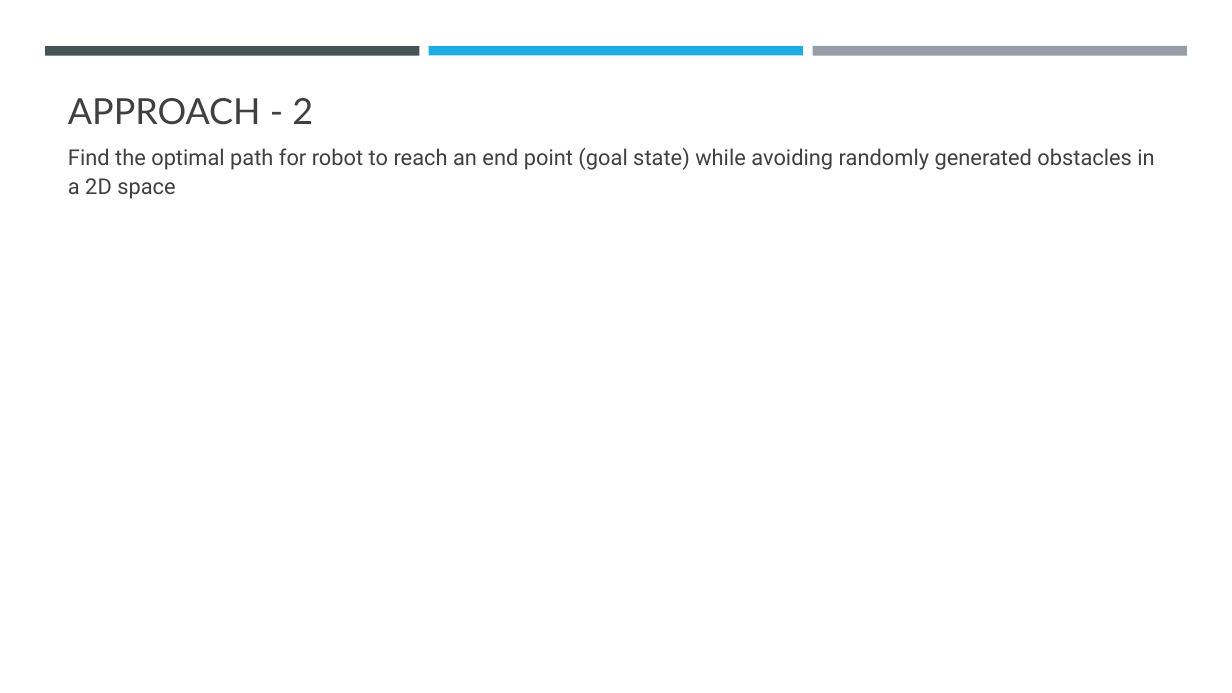
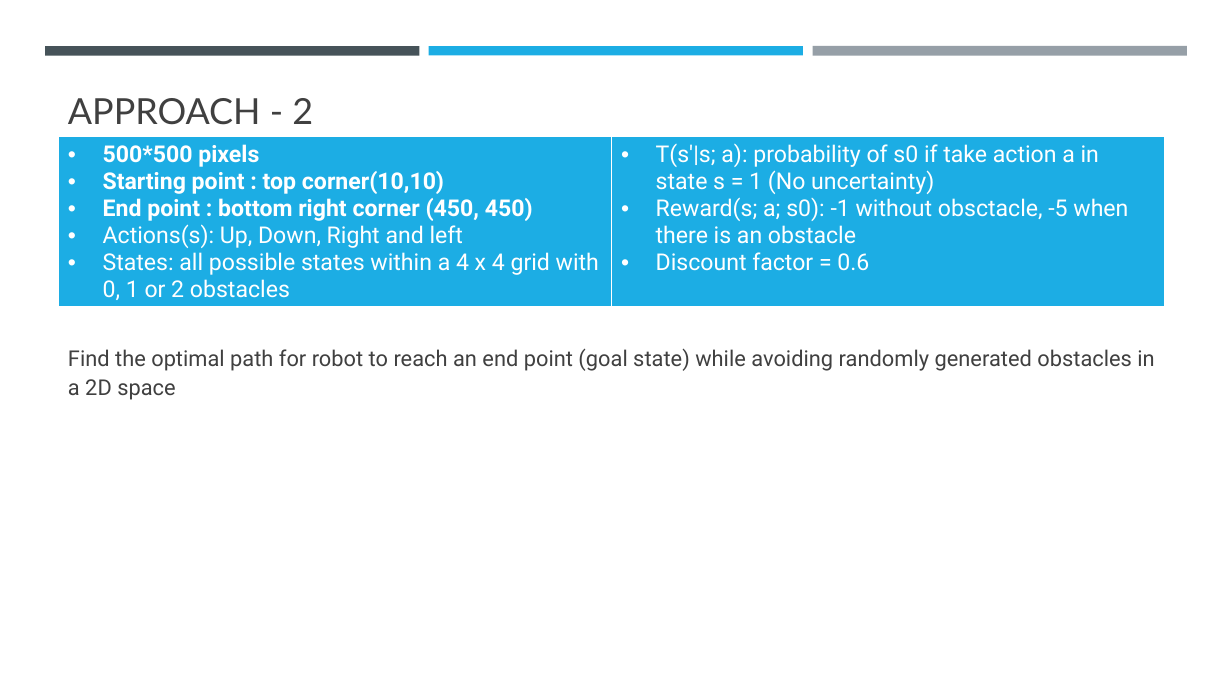
Before and after one commit to ravasconcelos/rl_obstacle_avoidance, a slide deck: slide 5 of notebook/Robot Obstacle avoidance with reinforcement learning.pptx. Drawn at 1232x693 pixels with LibreOffice and Linux fonts; fonts in the diff are those of the drawing. Boxes give left, top, right and bottom in pixels: in the first picture for what was removed or moved away, otherwise in the second. Text is boxed around its words. In the diff, an @@ line names an element or a change of style, - is before the commit and + after.

```diff
--- a/notebook/Robot Obstacle avoidance with reinforcement learning.pptx
+++ b/notebook/Robot Obstacle avoidance with reinforcement learning.pptx
@@ table added at [59,136,1166,311], 1 rows, 2 columns @@
+500*500 pixels / Starting point : top corner(10,10) / End point : bottom right corner (450, 450) / Actions(s): Up, Down, Right and left / States: all possible states within a 4 x 4 grid with 0, 1 or 2 obstacles | T(s'|s; a): probability of s0 if take action a in state s = 1 (No uncertainty) / Reward(s; a; s0): -1 without obsctacle, -5 when there is an obstacle / Discount factor = 0.6
@@ text "Find the optimal path for ...": place and size @@
-text "Find the optimal path for ..." at [68,147,1154,199]
+text "Find the optimal path for ..." at [68,348,1154,400]
```
Also in this commit, not shown: 2 other slides changed.
